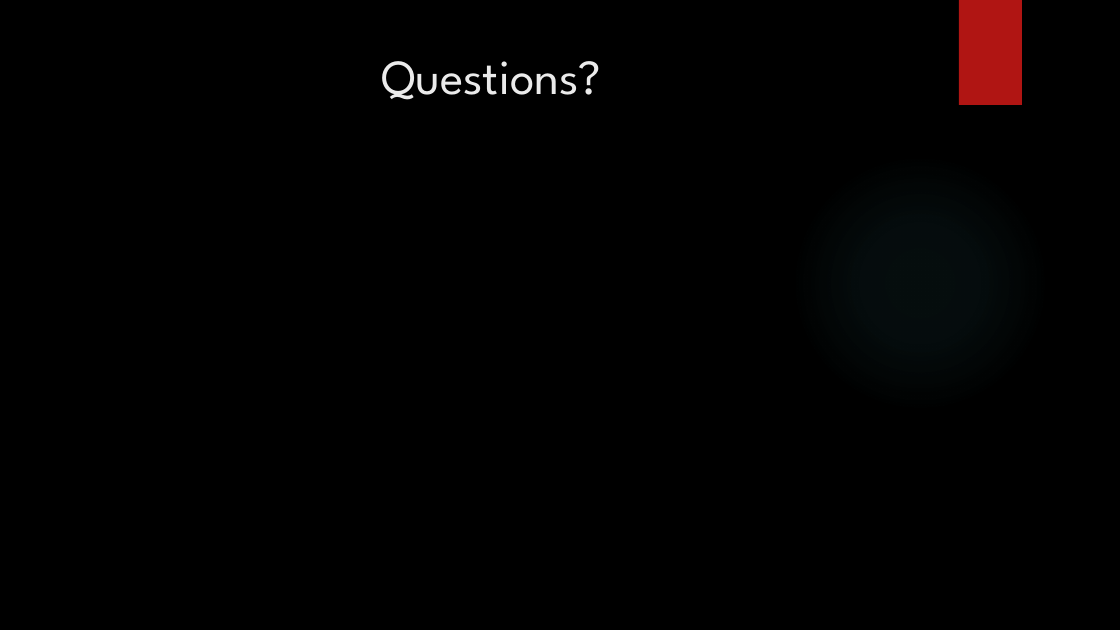
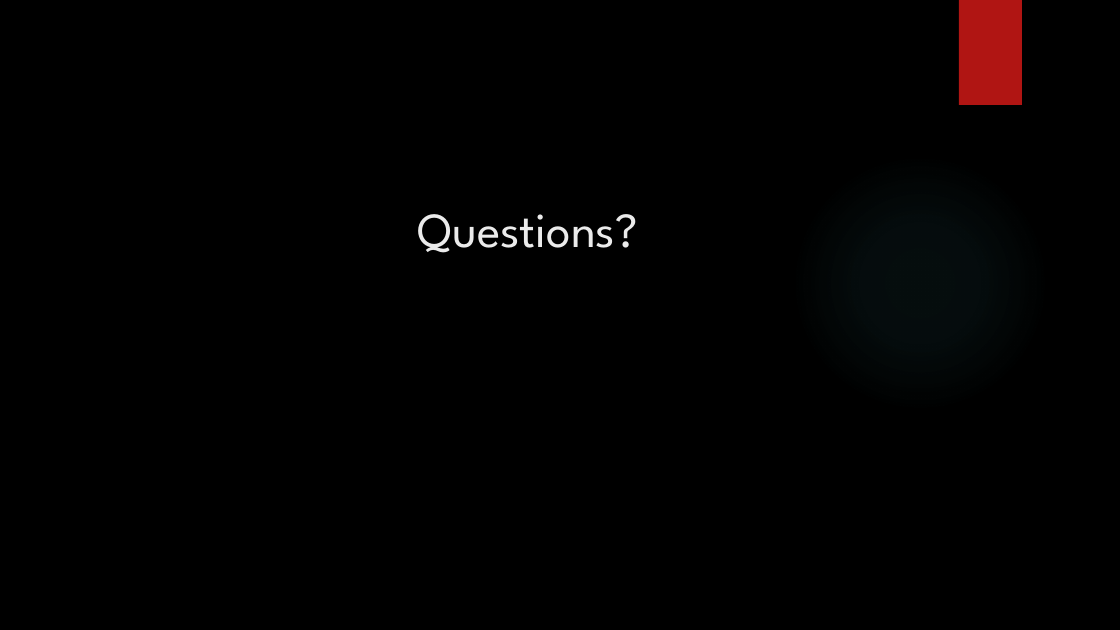
Before and after one commit to WMcWilliams15/NSS-Capstone, a slide deck: slide 15 of Power_Point/The Great Acceleration.pptx (slide 14 before the commit). Drawn at 1120x630 pixels with LibreOffice and Linux fonts; fonts in the diff are those of the drawing; background and template pictures are left out. Boxes give left, top, right and bottom in pixels: in the first picture for what was removed or moved away, otherwise in the second. Text is boxed around its words. In the diff, an @@ line names an element or a change of style, - is before the commit and + after.

```diff
--- a/Power_Point/The Great Acceleration.pptx
+++ b/Power_Point/The Great Acceleration.pptx
@@ title "Questions?": place and size @@
-title "Questions?" at [381, 61, 601, 100]
+title "Questions?" at [418, 214, 638, 253]
```
Also in this commit, not shown: 8 other slides changed, 5 slides added, 4 slides removed, 2 other files.
